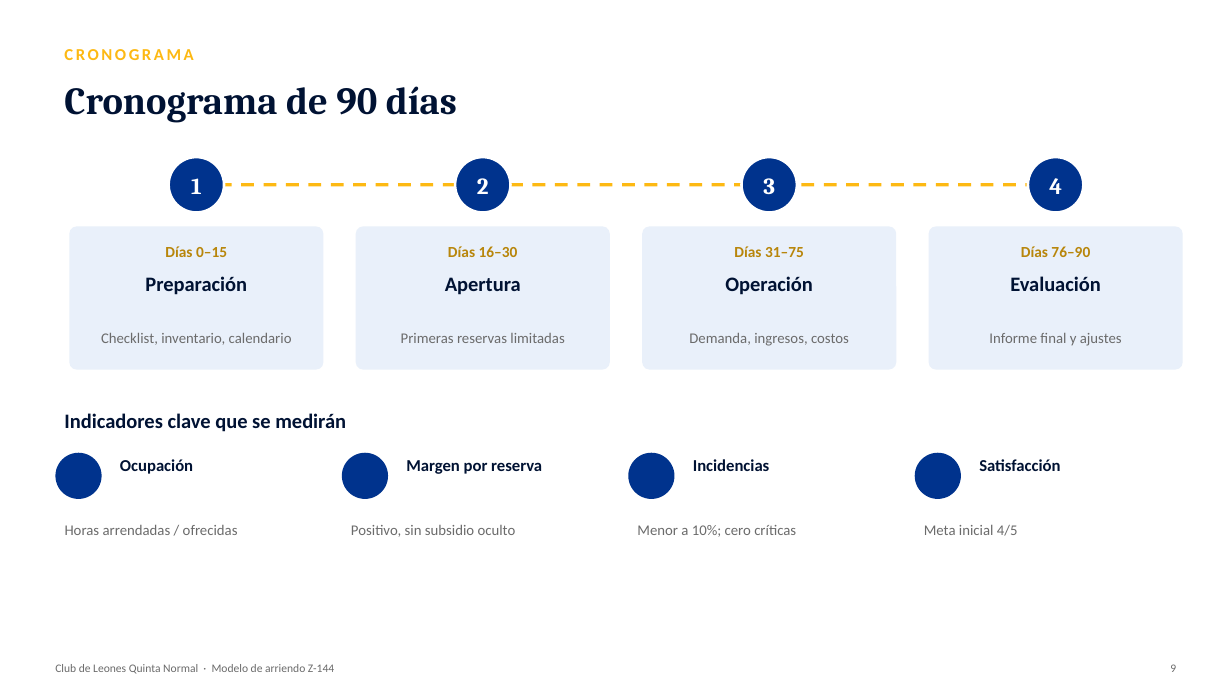
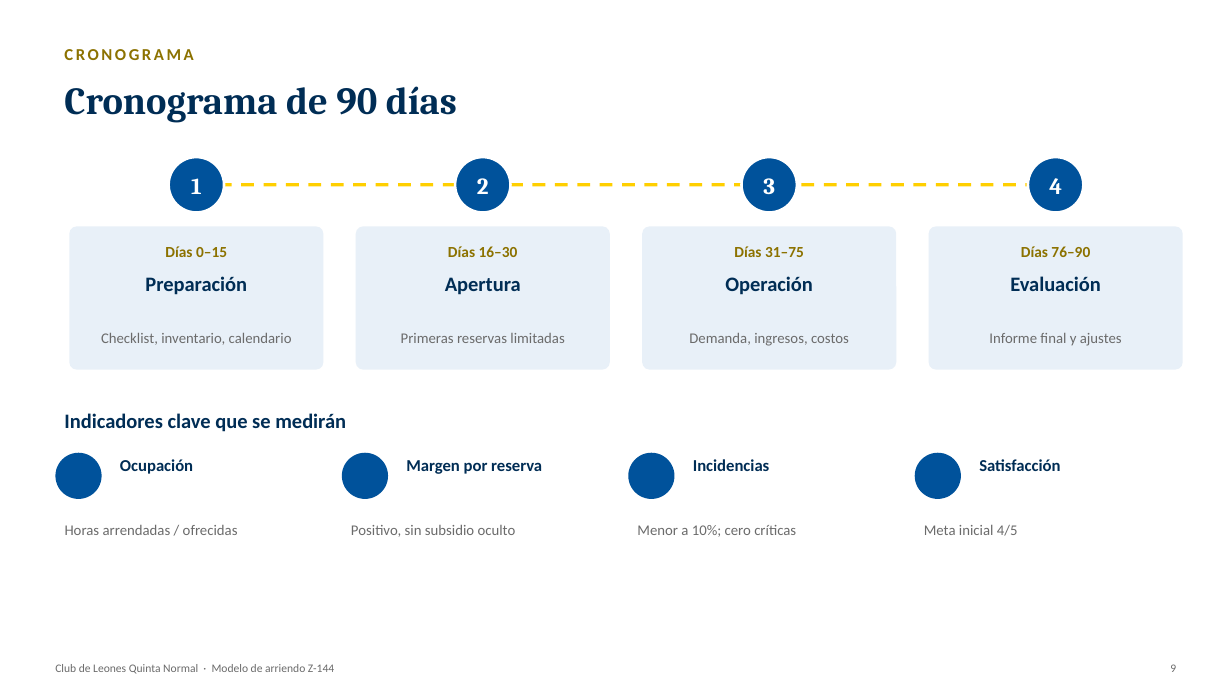
Before and after one commit to wbarrientosd-svg/claude, a slide deck: slide 9 of informes/Presentacion_Modelo_Arriendo_Club_Leones_Z144.pptx. Drawn at 1232x693 pixels with LibreOffice and Linux fonts; fonts in the diff are those of the drawing; background and template pictures are left out. Boxes give left, top, right and bottom in pixels: in the first picture for what was removed or moved away, otherwise in the second. Text is boxed around its words. In the diff, an @@ line names an element or a change of style, - is before the commit and + after.

```diff
--- a/informes/Presentacion_Modelo_Arriendo_Club_Leones_Z144.pptx
+++ b/informes/Presentacion_Modelo_Arriendo_Club_Leones_Z144.pptx
@@ text "CRONOGRAMA" at bbox=[64, 49, 193, 60]: text colour #FDB913 to #8C7200 @@
@@ line (196, 185) - (1056, 185): stroke #FDB913 2.5 pt dashed to #FFCF00 2.5 pt dashed @@
@@ fill #E9F0FA to #E8F0F8 in 4 elements at bbox=[69, 226, 323, 370], bbox=[356, 226, 610, 370], bbox=[642, 226, 897, 370], bbox=[929, 226, 1183, 370] @@
@@ text colour #B8860B to #8C7200 in 4 elements at bbox=[165, 246, 227, 257], bbox=[448, 246, 518, 257], bbox=[734, 246, 804, 257], bbox=[1021, 246, 1090, 257] @@
@@ fill #00338D to #00529B in 8 elements at bbox=[168, 157, 224, 213], bbox=[455, 157, 510, 213], bbox=[742, 157, 798, 213], bbox=[1028, 157, 1083, 213], bbox=[55, 453, 102, 499], bbox=[342, 453, 388, 499], bbox=[628, 453, 675, 499], bbox=[915, 453, 961, 499] @@
@@ text colour #001233 to #002D55 in 10 elements at bbox=[64, 86, 457, 123], bbox=[145, 276, 247, 295], bbox=[445, 277, 521, 295], bbox=[725, 276, 813, 295], bbox=[1010, 276, 1101, 291], bbox=[64, 413, 346, 432], bbox=[120, 459, 193, 474], bbox=[406, 460, 542, 474], bbox=[693, 459, 770, 471], bbox=[979, 459, 1060, 471] @@
```
Also in this commit, not shown: 9 other slides changed, 1 other file.
